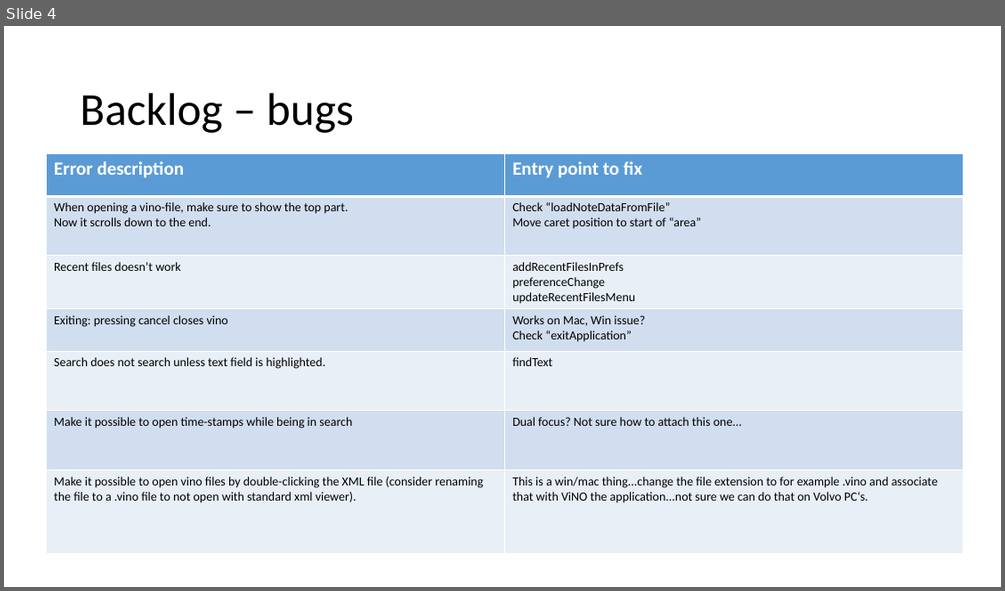
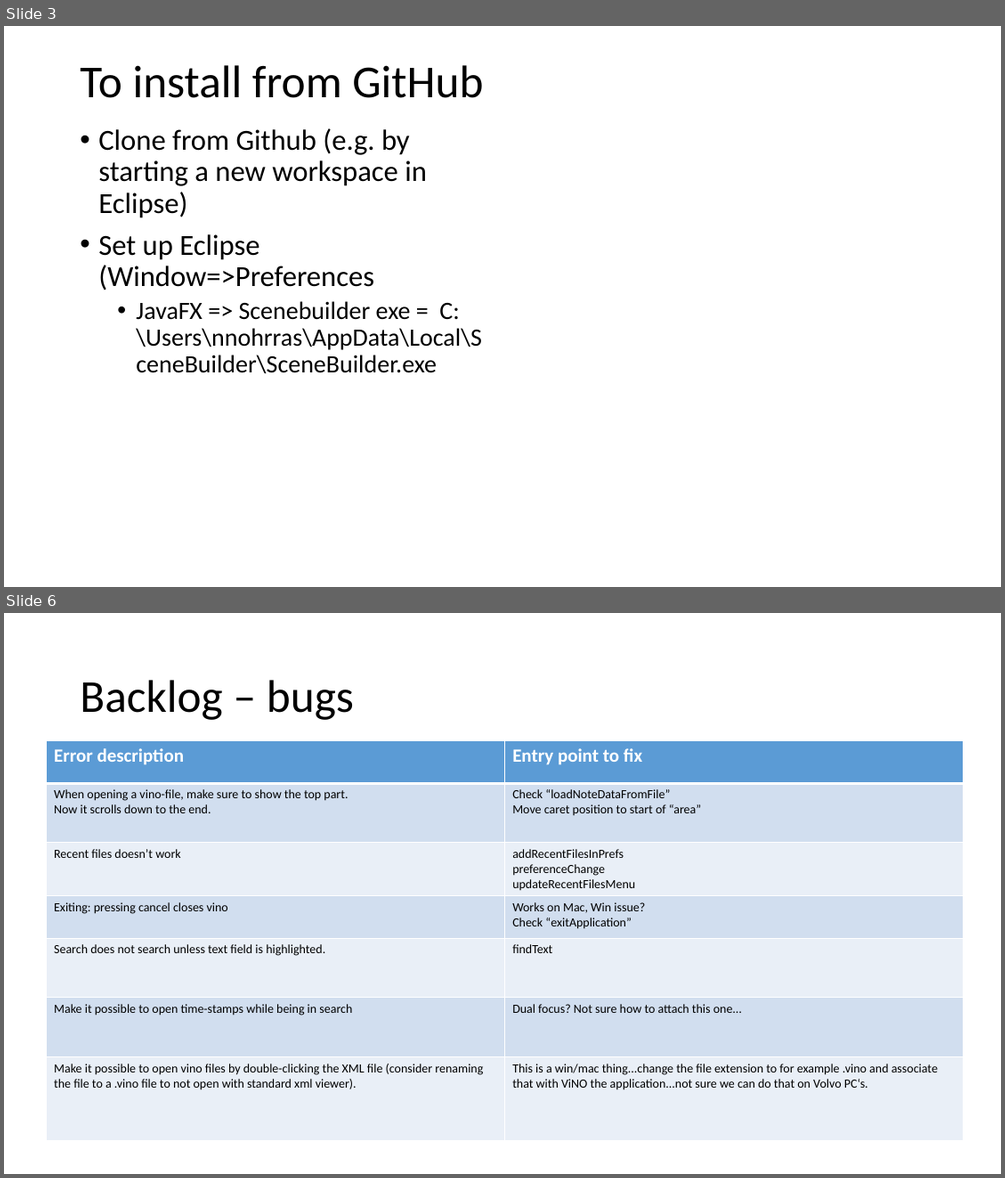
Before and after one commit to ratnick/GoPro-Notetaker-tool, a slide deck: ViNo Get Started DEVELOPMENT V4.0.pptx. Shown one above the other, each under a label of ours: slide 4 before the commit, slides 3 and 6 after it; the slides between them are not shown. The pictures are 1005x591 and 1005x1178 pixels, drawn with LibreOffice and Linux fonts; fonts in the diff are those of the drawing. Boxes give left, top, right and bottom in pixels: in the first picture for what was removed or moved away, otherwise in the second. Text is boxed around its words. In the diff, an @@ line names an element or a change of style, - is before the commit and + after.

Commit message:
minor updates on Eclipse configuration

```diff
--- a/ViNo Get Started DEVELOPMENT V4.0.pptx
+++ b/ViNo Get Started DEVELOPMENT V4.0.pptx
@@ slide 3 added at [4,26,1001,587], background #FFFFFF @@
@@ title added at [80,65,483,98], 44 pt, text #000000 @@
+To install from GitHub
@@ text added at [98,128,482,373], 28 pt, text #000000 @@
+• Clone from Github (e.g. by starting a new workspace in Eclipse)
+• Set up Eclipse (Window=>Preferences
+  • JavaFX => Scenebuilder exe = C:\Users\nnohrras\AppData\Local\SceneBuilder\SceneBuilder.exe
@@ what was slide 4 is now slide 6 @@
```
Also in this commit, not shown: 1 slide changed, 1 other slide added.
